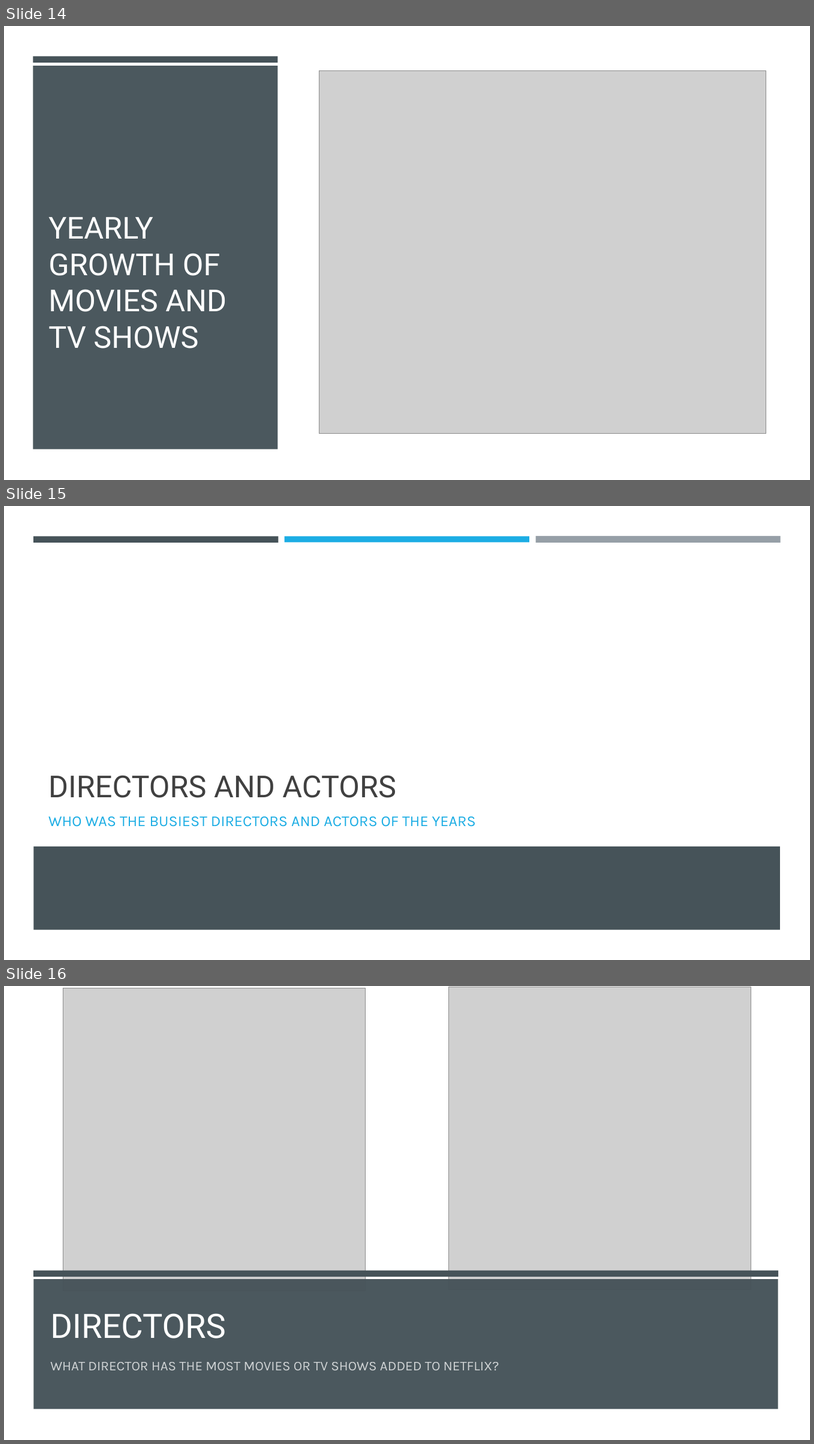
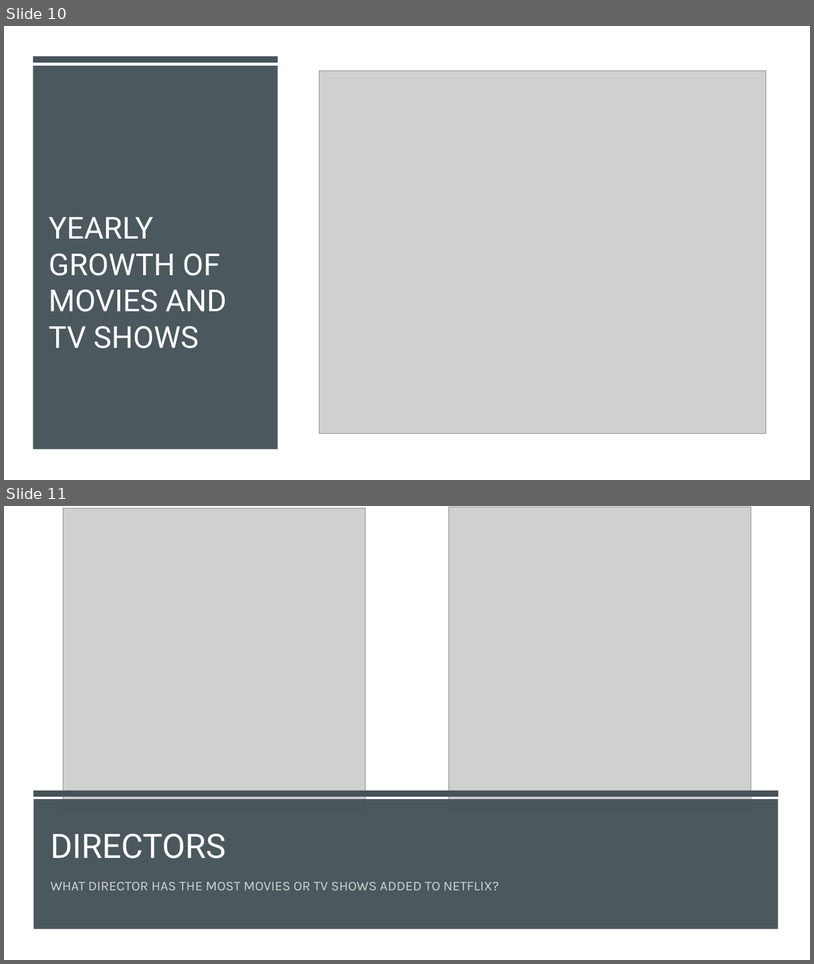
Before and after one commit to a-stockwell/CIDM6312-Project, a slide deck: review_of_netflix_movies_and_tv_shows.pptx. Shown one above the other, each under a label of ours: slides 14, 15 and 16 before the commit, slides 10 and 11 after it. The pictures are 814x1444 and 814x964 pixels, drawn with LibreOffice and Linux fonts; fonts in the diff are those of the drawing; grey boxes stand for pictures. Boxes give left, top, right and bottom in pixels: in the first picture for what was removed or moved away, otherwise in the second. Text is boxed around its words. In the diff, an @@ line names an element or a change of style, - is before the commit and + after.

```diff
--- a/review_of_netflix_movies_and_tv_shows.pptx
+++ b/review_of_netflix_movies_and_tv_shows.pptx
@@ slide 15 removed at [4, 506, 810, 960], background #FFFFFF @@
@@ rectangle removed at [33, 536, 279, 542] @@
@@ rectangle removed at [285, 536, 530, 542] @@
@@ rectangle removed at [536, 536, 781, 543] @@
@@ title removed at [48, 775, 396, 798] @@
-DIRECTORS AND ACTORS
@@ text removed at [48, 816, 476, 826] @@
-WHO WAS THE BUSIEST DIRECTORS AND ACTORS OF THE YEARS
@@ rectangle removed at [33, 846, 781, 930] @@
@@ what was slide 14 is now slide 10 @@
@@ what was slide 16 is now slide 11 @@
```
Also in this commit, not shown: 2 slides changed, 2 slides added, 5 other slides removed.
